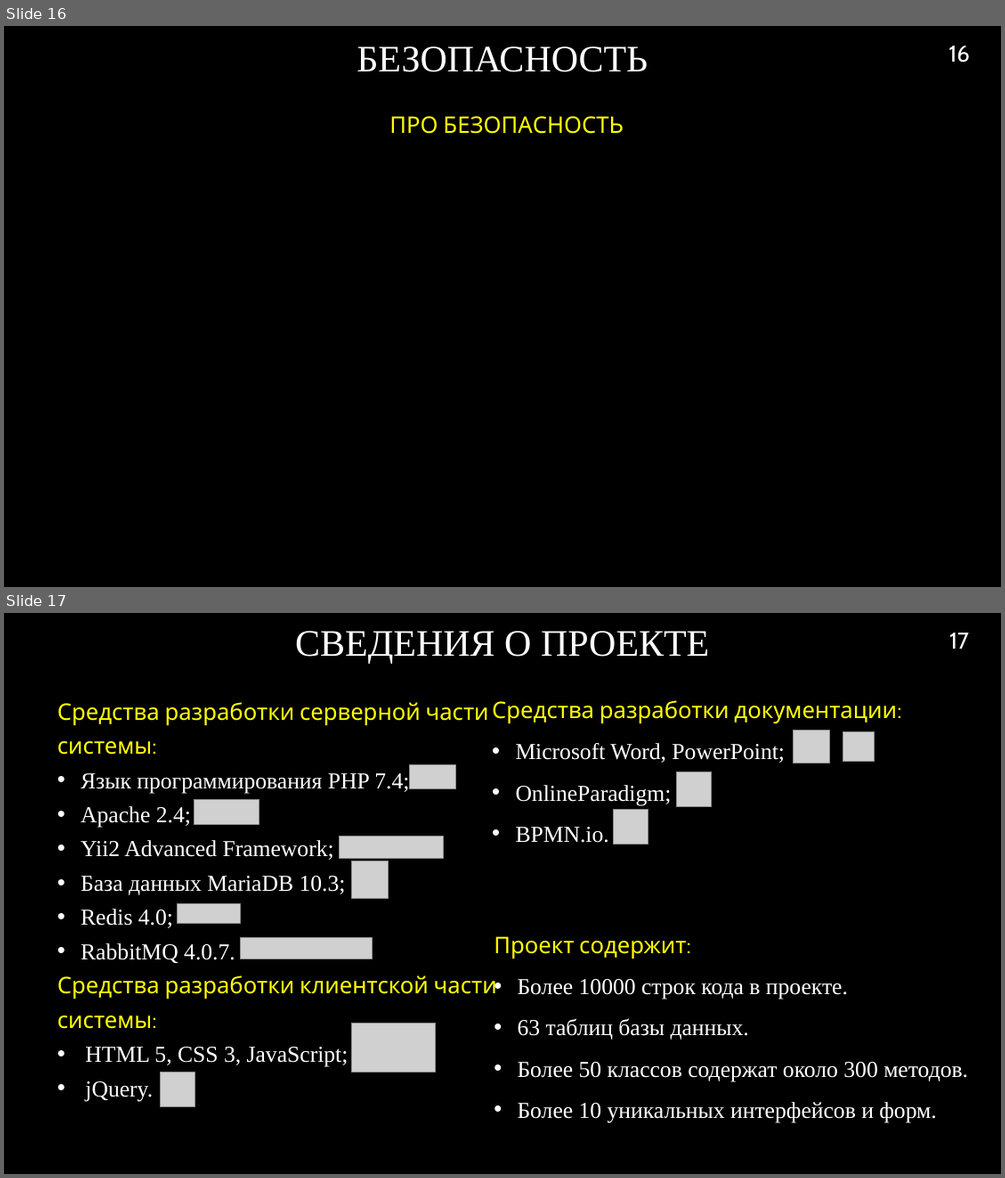
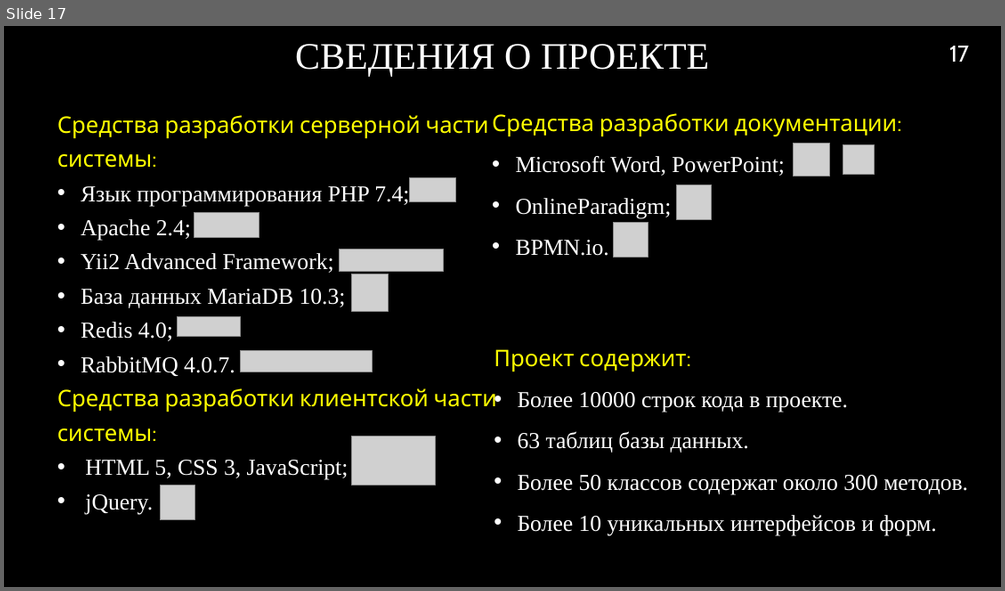
Before and after one commit to RAdKuzur/ASTU, a slide deck: Дипломная работа/Диплом/Презентация.pptx. Shown one above the other, each under a label of ours: slides 16 and 17 before the commit, slide 17 after it. The pictures are 1005x1178 and 1005x591 pixels, drawn with LibreOffice and Linux fonts; fonts in the diff are those of the drawing; grey boxes stand for pictures; background and template pictures are left out. Boxes give left, top, right and bottom in pixels: in the first picture for what was removed or moved away, otherwise in the second. Text is boxed around its words. In the diff, an @@ line names an element or a change of style, - is before the commit and + after.

```diff
--- a/Дипломная работа/Диплом/Презентация.pptx
+++ b/Дипломная работа/Диплом/Презентация.pptx
@@ slide 16 removed at [4, 26, 1001, 587], background picture (left out) @@
@@ title removed at [356, 46, 647, 72] @@
-БЕЗОПАСНОСТЬ
@@ page number removed at [948, 46, 970, 62] @@
-16
@@ text removed at [389, 116, 623, 134] @@
-ПРО БЕЗОПАСНОСТЬ
```
Also in this commit, not shown: 1 slide changed, 1 slide added, 3 other files.
